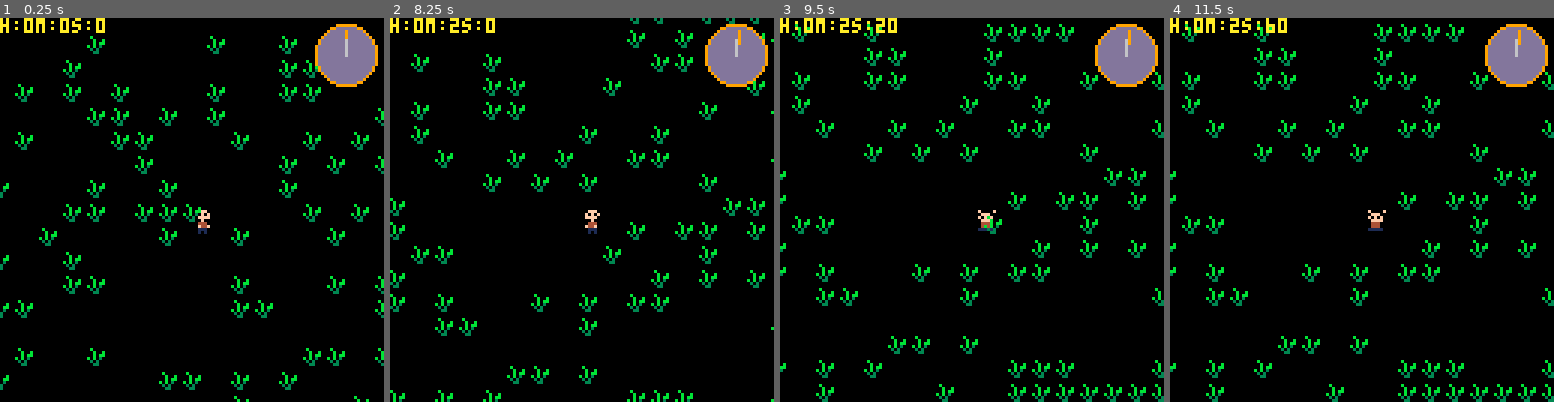
Above: before the commit, frames 1-4 (left to right).
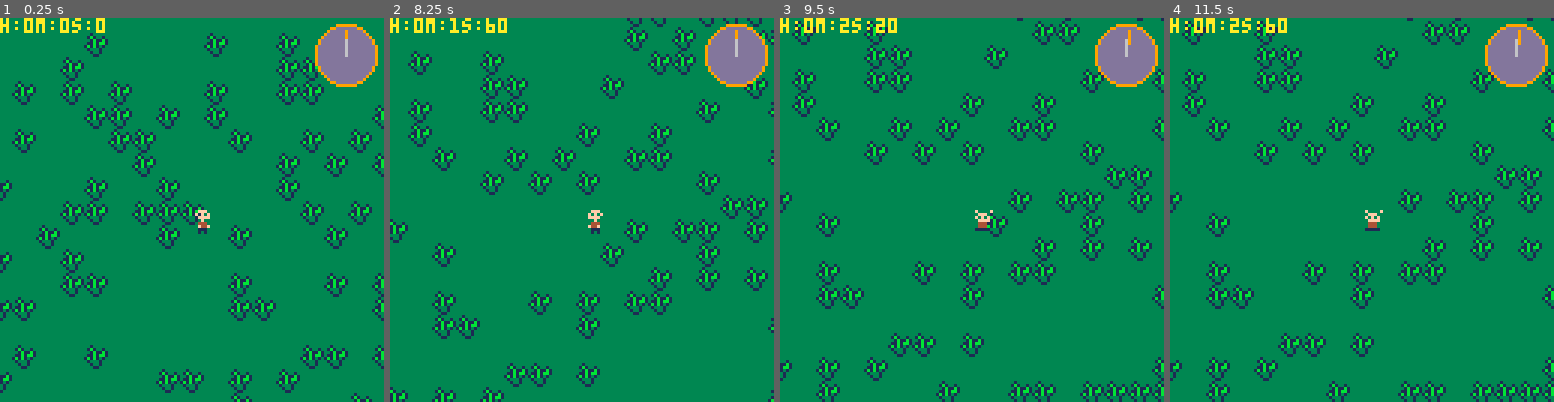
Above: after the commit, the same moments.

Repository: BradleyBoutcher/liltown
Game: PICO-8 cartridge liltown.p8
Two runs of this game, one before a commit and one after it. Both use one fixed random seed, a clock stepped at 60 frames per second and the inputs below.
Inputs:
- Up to frame 1 (0.25 s): no input
- Up to frame 2 (8.25 s): tap X (X key) at 0.33, 1.07, 1.85, 2.97, 4.08, 5.2, 6.32, 7.43 s; tap O (Z key) at 0.7, 1.7, 2.1, 2.5, 2.9, 3.3, 3.7, 4.1, 4.5, 4.9, 5.3, 5.7, 6.1, 6.5, 6.9, 7.3, 7.7, 8.1 s; hold Right 1.6-2.1 s; hold Up 2.15-2.42 s; hold Right 2.47-3.03 s; hold Left 3.08-3.58 s; hold Down 3.63-3.97 s; hold Right 4.02-4.68 s; hold Up 4.73-5.03 s; hold Left 5.08-5.68 s; hold Down 5.73-6.03 s; hold Right 6.08-6.58 s; hold Right 6.63-7.13 s; hold Up 7.18-7.45 s; hold Right 7.5-8.07 s; hold Left from 8.12 s (still down)
- Up to frame 3 (9.5 s): tap O (Z key) at 8.5, 8.9, 9.3 s; tap X (X key) at 8.55 s; release Left at 8.62 s; hold Down 8.67-9 s; hold Right from 9.05 s (still down)
- Up to frame 4 (11.5 s): tap X (X key) at 9.67, 10.78 s; tap O (Z key) every 0.4 s from 9.7 to 11.3 s; release Right at 9.72 s; hold Up 9.77-10.07 s; hold Left 10.12-10.72 s; hold Down 10.77-11.07 s; hold Right from 11.12 s (still down)

The runs differ from the first frame. In frame 1, 93% of the frame differs, in the area x 0-100%, y 0-100%; in frame 2, 93%; in frame 3, 96%; in frame 4, 96%.

Commit message:
Small fixes and background draw
- Ground will be dark green (3) during day
- begin drawing map

Diff:
--- a/liltown.p8
+++ b/liltown.p8
@@ -41,7 +41,7 @@
 
 -- determine state changes for player sprite
 function anim_guy()
-	if (frame % 10 == 0 or p_btn != btn()) then
+	if (frame%10 == 0 or p_btn != btn()) then
 		if(btn(4)) then
 			guy.sprt = 4
 		elseif(guy.sprt == 4) then
@@ -119,7 +119,7 @@
 	end
 end
 
--- Animated clock in top right hand corner
+-- animated clock in top right hand corner
 function draw_clock()
 	x = cam_x+115
 	y = cam_y + 12
@@ -130,15 +130,15 @@
 	minute_y = y + (-cos(minute/60)*8)
 	line(x,y,minute_x, minute_y,9)
 	-- hour hand
-	hourX = x + (-sin(hour/60)*5)
-	hourY = y + (-cos(hour/60)*5)
-	line(x,y,hourX,hourY,6)
+	hourx = x + (-sin(hour/60)*5)
+	houry = y + (-cos(hour/60)*5)
+	line(x,y,hourx,houry,6)
 end
 
 -- increment frame timer and clock values
 function time()
-	if (frame > 29) then
-		frame = 0
+	if (frame > 30) then
+		frame = 1
 		if (second > 59) then
 			second = 0
 			if (minute > 59) then
@@ -177,12 +177,117 @@
 
 function _draw()
 	cls()
-	spr(guy.sprt,guy.x,guy.y,1,1,guy.f)
 	camera(cam_x,cam_y)
+	rectfill(0,0,1017,155,3)
 	map(0, 0, 0, 0, 128, 32)
 	draw_clock()
+	spr(guy.sprt,guy.x,guy.y,1,1,guy.f)
 	print("h:" ..hour.. "m:" ..minute.. "s:" ..second,cam_x, cam_y, 10)
 end
+…(104 lines of a section not shown)…
 
 
 
@@ -212,10 +317,43 @@
 __gff__
 0202020202020000000000000000000000000100000000000000000000000000000000000000000000000000000000000000000000000000000000000000000000000000000000000000000000000000000000000000000000000000000000000000000000000000000000000000000000000000000000000000000000000000
 0000000000000000000000000000000000000000000000000000000000000000000000000000000000000000000000000000000000000000000000000000000000000000000000000000000000000000000000000000000000000000000000000000000000000000000000000000000000000000000000000000000000000000
-…(7 lines of a section not shown)…
+__map__
+16171717171717171717171717171717171b1b1b1b1b1b1b1b1b1b1b1b1b1b1b1b1b1b1b1b1b1b1b1b1b1b1b1b1b1b1b1b1b1b1b1b1b1b1b1b1b1b1b1b1b1b1b1b1b1b1b1b1b1b1b1b1b1b1b1b1b1b1b1b1b1b1b1b1b1b1b1b1b1b1b1b1b1b1b1b1b1b1b1b1b1b1b1b1b1b1b1b1b1b1b1b1b1b1b1b1b1b1b1b1b000000000000
+1608090a1b1b1b1b1b1b1b1b1b1b1b1b1b1b1b1b1b1b1b1b1b1b1b1b1b1b1b1b1b1b1b1b1b1b1b1b1b1b1b1b1b1b1b1b1b1b1b1b1b1b1b1b1b1b1b1b1b1b1b1b1b1b1b1b1b1b1b1b1b1b1b1b1b1b1b1b1b1b1b1b1b1b1b1b1b1b1b1b1b1b1b1b1b1b1b1b1b1b1b1b1b1b1b1b1b1b1b1b1b1b1b1b1b1b1b1b1b1b000000000000
+1638393a1b1b1b1b1b1b1b1b1b1b1b1b1b1b1b1b1b1b1b1b1b1b1b1b1b1b1b1b1b1b1b1b1b1b1b1b1b1b1b1b1b1b1b1b1b1b1b1b1b1b1b1b1b1b1b1b1b1b1b1b1b1b1b1b1b1b1b1b1b1b1b1b1b1b1b1b1b1b1b1b1b1b1b1b1b1b1b1b1b1b1b1b1b1b1b1b1b1b1b1b1b1b1b1b1b1b1b1b1b1b1b1b1b1b1b1b1b1b000000000000
+161b08090909090a1b1b1b1b1b1b1b1b1b1b1b1b1b1b1b1b1b1b1b1b1b1b1b1b1b1b1b1b1b1b1b1b1b1b1b1b1b1b1b1b1b1b1b1b1b1b1b1b1b1b1b1b1b1b1b1b1b1b1b1b1b1b1b1b1b1b1b1b1b1b1b1b1b1b1b1b1b1b1b1b1b1b1b1b1b1b1b1b1b1b1b1b1b1b1b1b1b1b1b1b1b1b1b1b1b1b1b1b1b1b1b1b1b1b000000000000
+16082b191919291a1b1b1b1b1b1b1b1b1b1b1b1b1b1b1b1b1b1b1b1b1b1b1b1b1b1b1b1b1b1b1b1b1b1b1b1b1b1b1b1b1b1b1b1b1b1b1b1b1b1b1b1b1b1b1b1b1b1b1b1b1b1b1b1b1b1b1b1b1b1b1b1b1b1b1b1b1b1b1b1b1b1b1b1b1b1b1b1b1b1b1b1b1b1b1b1b1b1b1b1b1b1b1b1b1b1b1b1b1b1b1b1b1b1b000000000000
+162819192919192a1b1b1b1b1b1b1b1b1b1b1b1b1b1b1b1b1b1b1b1b1b1b1b1b1b1b1b1b1b1b1b1b1b1b1b1b1b1b1b1b1b1b1b1b1b1b1b1b1b1b1b1b1b1b1b1b1b1b1b1b1b1b1b1b1b1b1b1b1b1b1b1b1b1b1b1b1b1b1b1b1b1b1b1b1b1b1b1b1b1b1b1b1b1b1b1b1b1b1b1b1b1b1b1b1b1b1b1b1b1b1b1b1b1b000000000000
+163839393939393a1b1b1b1b1b1b1b1b1b1b1b1b1b1b1b1b1b1b1b1b1b1b1b1b1b1b1b1b1b1b1b1b1b1b1b1b1b1b1b1b1b1b1b1b1b1b1b1b1b1b1b1b1b1b1b1b1b1b1b1b1b1b1b1b1b1b1b1b1b1b1b1b1b1b1b1b1b1b1b1b1b1b1b1b1b1b1b1b1b1b1b1b1b1b1b1b1b1b1b1b1b1b1b1b1b1b1b1b1b1b1b1b1b1b000000000000
+161b1b1b1b1b1b1b1b1b1b1b1b1b1b1b1b1b1b1b1b1b1b1b1b1b1b1b1b1b1b1b1b1b1b1b1b1b1b1b1b1b1b1b1b1b1b1b1b1b1b1b1b1b1b1b1b1b1b1b1b1b1b1b1b1b1b1b1b1b1b1b1b1b1b1b1b1b1b1b1b1b1b1b1b1b1b1b1b1b1b1b1b1b1b1b1b1b1b1b1b1b1b1b1b1b1b1b1b1b1b1b1b1b1b1b1b1b1b1b1b1b000000000000
+161b1b1b1b1b1b1b1b1b1b1b1b1b1b1b1b1b1b1b1b1b1b1b1b1b1b1b1b1b1b1b1b1b1b1b1b1b1b1b1b1b1b1b1b1b1b1b1b1b1b1b1b1b1b1b1b1b1b1b1b1b1b1b1b1b1b1b1b1b1b1b1b1b1b1b1b1b1b1b1b1b1b1b1b1b1b1b1b1b1b1b1b1b1b1b1b1b1b1b1b1b1b1b1b1b1b1b1b1b1b1b1b1b1b1b1b1b1b1b1b1b000000000000
+161b1b1b1b1b1b1b1b1b1b1b1b1b1b1b1b1b1b1b1b1b1b1b1b1b1b1b1b1b1b1b1b1b1b1b1b1b1b1b1b1b1b1b1b1b1b1b1b1b1b1b1b1b1b1b1b1b1b1b1b1b1b1b1b1b1b1b1b1b1b1b1b1b1b1b1b1b1b1b1b1b1b1b1b1b1b1b1b1b1b1b1b1b1b1b1b1b1b1b1b1b1b1b1b1b1b1b1b1b1b1b1b1b1b1b1b1b1b1b1b1b1b1b1b1b0000
+161b1b1b1b1b1b1b1b1b1b1b1b1b1b1b1b1b1b1b1b1b1b1b1b1b1b1b1b1b1b1b1b1b1b1b1b1b1b1b1b1b1b1b1b1b1b1b1b1b1b1b1b1b1b1b1b1b1b1b1b1b1b1b1b1b1b1b1b1b1b1b1b1b1b1b1b1b1b1b1b1b1b1b1b1b1b1b1b1b1b1b1b1b1b1b1b1b1b1b1b1b1b1b1b1b1b1b1b1b1b1b1b1b1b1b1b1b1b1b1b1b1b1b1b1b0000
+161b1b1b1b1b1b1b1b1b1b1b1b1b1b1b1b1b1b1b1b1b1b1b1b1b1b1b1b1b1b1b1b1b1b1b1b1b1b1b1b1b1b1b1b1b1b1b1b1b1b1b1b1b1b1b1b1b1b1b1b1b1b1b1b1b1b1b1b1b1b1b1b1b1b1b1b1b1b1b1b1b1b1b1b1b1b1b1b1b1b1b1b1b1b1b1b1b1b1b1b1b1b1b1b1b1b1b1b1b1b1b1b1b1b1b1b1b1b1b1b1b1b1b1b1b1b1b
+161b1b1b1b1b1b1b1b1b1b1b1b1b1b1b1b1b1b1b1b1b1b1b1b1b1b1b1b1b1b1b1b1b1b1b1b1b1b1b1b1b1b1b1b1b1b1b1b1b1b1b1b1b1b1b1b1b1b1b1b1b1b1b1b1b1b1b1b1b1b1b1b1b1b1b1b1b1b1b1b1b1b1b1b1b1b1b1b1b1b1b1b1b1b1b1b1b1b1b1b1b1b1b1b1b1b1b1b1b1b1b1b1b1b1b1b1b1b1b1b1b1b1b1b1b1b1b
+161b1b1b1b1b1b1b1b1b1b1b1b1b1b1b1b1b1b1b1b1b1b1b1b1b1b1b1b1b1b1b1b1b1b1b1b1b1b1b1b1b1b1b1b1b1b1b1b1b1b1b1b1b1b1b1b1b1b1b1b1b1b1b1b1b1b1b1b1b1b1b1b1b1b1b1b1b1b1b1b1b1b1b1b1b1b1b1b1b1b1b1b1b1b1b1b1b1b1b1b1b1b1b1b1b1b1b1b1b1b1b1b1b1b1b1b1b1b1b1b1b1b1b1b1b1b1b
+161b1b1b1b1b1b1b1b1b1b1b1b1b1b1b1b1b1b1b1b1b1b1b1b1b1b1b1b1b1b1b1b1b1b1b1b1b1b1b1b1b1b1b1b1b1b1b1b1b1b1b1b1b1b1b1b1b1b1b1b1b1b1b1b1b1b1b1b1b1b1b1b1b1b1b1b1b1b1b1b1b1b1b1b1b1b1b1b1b1b1b1b1b1b1b1b1b1b1b1b1b1b1b1b1b1b1b1b1b1b1b1b1b1b1b1b1b1b1b1b1b1b1b1b1b1b1b
+161b1b1b1b1b1b1b1b1b1b1b1b1b1b1b1b1b1b1b1b1b1b1b1b1b1b1b1b1b1b1b1b1b1b1b1b1b1b1b1b1b1b1b1b1b1b1b1b1b1b1b1b1b1b1b1b1b1b1b1b1b1b1b1b1b1b1b1b1b1b1b1b1b1b1b1b1b1b1b1b1b1b1b1b1b1b1b1b1b1b1b1b1b1b1b1b1b1b1b1b1b1b1b1b1b1b1b1b1b1b1b1b1b1b1b1b1b1b1b1b1b1b1b1b1b1b1b
+161b1b1b1b1b1b1b1b1b1b1b1b1b1b1b1b1b1b1b1b1b1b1b1b1b1b1b1b1b1b1b1b1b1b1b1b1b1b1b1b1b1b1b1b1b1b1b1b1b1b1b1b1b1b1b1b1b1b1b1b1b1b1b1b1b1b1b1b1b1b1b1b1b1b1b1b1b1b1b1b1b1b1b1b1b1b1b1b1b1b1b1b1b1b1b1b1b1b1b1b1b1b1b1b1b1b1b1b1b1b1b1b1b1b1b1b1b1b1b1b1b1b1b1b1b1b1b
+161b1b1b1b1b1b1b1b1b1b1b1b1b1b1b1b1b1b1b1b1b1b1b1b1b1b1b1b1b1b1b1b1b1b1b1b1b1b1b1b1b1b1b1b1b1b1b1b1b1b1b1b1b1b1b1b1b1b1b1b1b1b1b1b1b1b1b1b1b1b1b1b1b1b1b1b1b1b1b1b1b1b1b1b1b1b1b1b1b1b1b1b1b1b1b1b1b1b1b1b1b1b1b1b1b1b1b1b1b1b1b1b1b1b1b1b1b1b1b1b1b1b1b1b1b1b1b
+161b1b1b1b1b1b1b1b1b1b1b1b1b1b1b1b1b1b1b1b1b1b1b1b1b1b1b1b1b1b1b1b1b1b1b1b1b1b1b1b1b1b1b1b1b1b1b1b1b1b1b1b1b1b1b1b1b1b1b1b1b1b1b1b1b1b1b1b1b1b1b1b1b1b1b1b1b1b1b1b1b1b1b1b1b1b1b1b1b1b1b1b1b1b1b1b1b1b1b1b1b1b1b1b1b1b1b1b1b1b1b1b1b1b1b1b1b1b1b1b1b1b1b1b1b1b1b
+161b1b1b1b1b1b1b1b1b1b1b1b1b1b1b1b1b1b1b1b1b1b1b1b1b1b1b1b1b1b1b1b1b1b1b1b1b1b1b1b1b1b1b1b1b1b1b1b1b1b1b1b1b1b1b1b1b1b1b1b1b1b1b1b1b1b1b1b1b1b1b1b1b1b1b1b1b1b1b1b1b1b1b1b1b1b1b1b1b1b1b1b1b1b1b1b1b1b1b1b1b1b1b1b1b1b1b1b1b1b1b1b1b1b1b1b1b1b1b1b1b1b1b1b1b1b1b
+161b1b1b1b1b1b1b1b1b1b1b1b1b1b1b1b1b1b1b1b1b1b1b1b1b1b1b1b1b1b1b1b1b1b1b1b1b1b1b1b1b1b1b1b1b1b1b1b1b1b1b1b1b1b1b1b1b1b1b1b1b1b1b1b1b1b1b1b1b1b1b1b1b1b1b1b1b1b1b1b1b1b1b1b1b1b1b1b1b1b1b1b1b1b1b1b1b1b1b1b1b1b1b1b1b1b1b1b1b1b1b1b1b1b1b1b1b1b1b1b1b1b1b1b1b1b1b
+161b1b1b1b1b1b1b1b1b1b1b1b1b1b1b1b1b1b1b1b1b1b1b1b1b1b1b1b1b1b1b1b1b1b1b1b1b1b1b1b1b1b1b1b1b1b1b1b1b1b1b1b1b1b1b1b1b1b1b1b1b1b1b1b1b1b1b1b1b1b1b1b1b1b1b1b1b1b1b1b1b1b1b1b1b1b1b1b1b1b1b1b1b1b1b1b1b1b1b1b1b1b1b1b1b1b1b1b1b1b1b1b1b1b1b1b1b1b1b1b1b1b1b1b1b1b1b
+161b1b1b1b1b1b1b1b1b1b1b1b1b1b1b1b1b1b1b1b1b1b1b1b1b1b1b1b1b1b1b1b1b1b1b1b1b1b1b1b1b1b1b1b1b1b1b1b1b1b1b1b1b1b1b1b1b1b1b1b1b1b1b1b1b1b1b1b1b1b1b1b1b1b1b1b1b1b1b1b1b1b1b1b1b1b1b1b1b1b1b1b1b1b1b1b1b1b1b1b1b1b1b1b1b1b1b1b1b1b1b1b1b1b1b1b1b1b1b1b1b1b1b1b1b1b1b
+161b1b1b1b1b1b1b1b1b1b1b1b1b1b1b1b1b1b1b1b1b1b1b1b1b1b1b1b1b1b1b1b1b1b1b1b1b1b1b1b1b1b1b1b1b1b1b1b1b1b1b1b1b1b1b1b1b1b1b1b1b1b1b1b1b1b1b1b1b1b1b1b1b1b1b1b1b1b1b1b1b1b1b1b1b1b1b1b1b1b1b1b1b1b1b1b1b1b1b1b1b1b1b1b1b1b1b1b1b1b1b1b1b1b1b1b1b1b1b1b1b1b1b1b1b1b1b
+161b1b1b1b1b1b1b1b1b1b1b1b1b1b1b1b1b1b1b1b1b1b1b1b1b1b1b1b1b1b1b1b1b1b1b1b1b1b1b1b1b1b1b1b1b1b1b1b1b1b1b1b1b1b1b1b1b1b1b1b1b1b1b1b1b1b1b1b1b1b1b1b1b1b1b1b1b1b1b1b1b1b1b1b1b1b1b1b1b1b1b1b1b1b1b1b1b1b1b1b1b1b1b1b1b1b1b1b1b1b1b1b1b1b1b1b1b1b1b1b1b1b1b1b1b1b1b
+161b1b1b1b1b1b1b1b1b1b1b1b1b1b1b1b1b1b1b1b1b1b1b1b1b1b1b1b1b1b1b1b1b1b1b1b1b1b1b1b1b1b1b1b1b1b1b1b1b1b1b1b1b1b1b1b1b1b1b1b1b1b1b1b1b1b1b1b1b1b1b1b1b1b1b1b1b1b1b1b1b1b1b1b1b1b1b1b1b1b1b1b1b1b1b1b1b1b1b1b1b1b1b1b1b1b1b1b1b1b1b1b1b1b1b1b1b1b1b1b1b1b1b1b1b1b1b
+161b1b1b1b1b1b1b1b1b1b1b1b1b1b1b1b1b1b1b1b1b1b1b1b1b1b1b1b1b1b1b1b1b1b1b1b1b1b1b1b1b1b1b1b1b1b1b1b1b1b1b1b1b1b1b1b1b1b1b1b1b1b1b1b1b1b1b1b1b1b1b1b1b1b1b1b1b1b1b1b1b1b1b1b1b1b1b1b1b1b1b1b1b1b1b1b1b1b1b1b1b1b1b1b1b1b1b1b1b1b1b000000001b1b1b1b1b1b1b1b1b1b1b1b
+161b1b1b1b1b1b1b1b1b1b1b1b1b1b1b1b1b1b1b1b1b1b1b1b1b1b1b1b1b1b1b1b1b1b1b1b1b1b1b1b1b1b1b1b1b1b1b1b1b1b1b1b1b1b1b1b1b1b1b1b1b1b1b1b1b1b1b1b1b1b1b1b1b1b1b1b1b1b1b1b1b1b1b1b1b1b1b1b1b1b1b1b1b1b1b1b1b1b1b1b1b1b1b1b1b1b1b1b1b1b1b000000001b1b1b1b1b1b1b1b1b1b1b1b
+161b1b1b1b1b1b1b1b1b1b1b1b1b1b1b1b1b1b1b1b1b1b1b1b1b1b1b1b1b1b1b1b1b1b1b1b1b1b1b1b1b1b1b1b1b1b1b1b1b1b1b1b1b1b1b1b1b1b1b1b1b1b1b1b1b1b1b1b1b1b1b1b1b1b1b1b1b1b1b1b1b1b1b1b1b1b1b1b1b1b1b1b1b1b1b1b1b1b1b1b1b1b1b1b1b1b1b1b1b1b1b000000001b1b1b1b1b1b1b1b1b1b1b1b
+161b1b1b1b1b1b1b1b1b1b1b1b1b1b1b1b1b1b1b1b1b1b1b1b1b1b1b1b1b1b1b1b1b1b1b1b1b1b1b1b1b1b1b1b1b1b1b1b1b1b1b1b1b1b1b1b1b1b1b1b1b1b1b1b1b1b1b1b1b1b1b1b1b1b1b1b1b1b1b1b1b1b1b1b1b1b1b1b1b1b1b1b1b1b1b1b1b1b1b1b1b1b1b1b1b1b1b1b1b1b1b000000001b1b1b1b1b1b1b1b1b1b1b1b
+161b1b1b1b1b1b1b1b1b1b1b1b1b1b1b1b1b1b1b1b1b1b1b1b1b1b1b1b1b1b1b1b1b1b1b1b1b1b1b1b1b1b1b1b1b1b1b1b1b1b1b1b1b1b1b1b1b1b1b1b1b1b1b1b1b1b1b1b1b1b1b1b1b1b1b1b1b1b1b1b1b1b1b1b1b1b1b1b1b1b1b1b1b1b1b1b1b1b1b1b1b1b1b1b1b1b1b1b1b1b1b1b1b1b1b1b1b1b1b1b1b1b1b1b1b1b1b
+161b1b1b1b1b1b1b1b1b1b1b1b1b1b1b1b1b1b1b1b1b1b1b1b1b1b1b1b1b1b1b1b1b1b1b1b1b1b1b1b1b1b1b1b1b1b1b1b1b1b1b1b1b1b1b1b1b1b1b1b1b1b1b1b1b1b1b1b1b1b1b1b1b1b1b1b1b1b1b1b1b1b1b1b1b1b1b1b1b1b1b1b1b1b1b1b1b1b1b1b1b1b1b1b1b1b1b1b1b1b1b1b1b1b1b1b1b1b1b1b1b1b1b1b1b1b1b
+…(7 lines of a section not shown)…
Not shown, changed: 128 lines of the sprite sheet (__gfx__) section of liltown.p8
